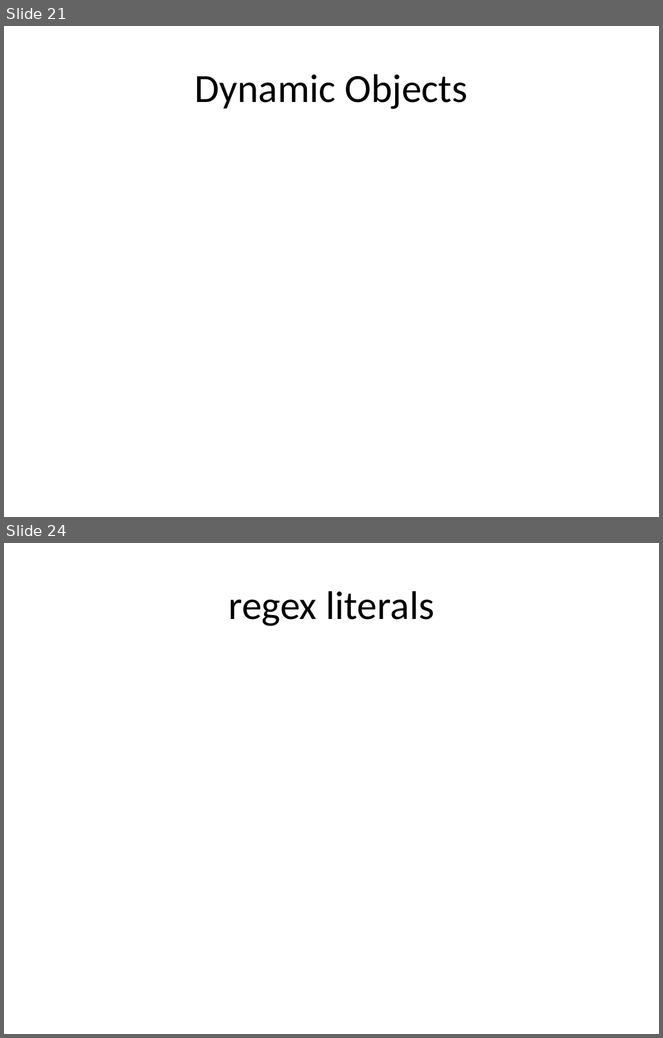
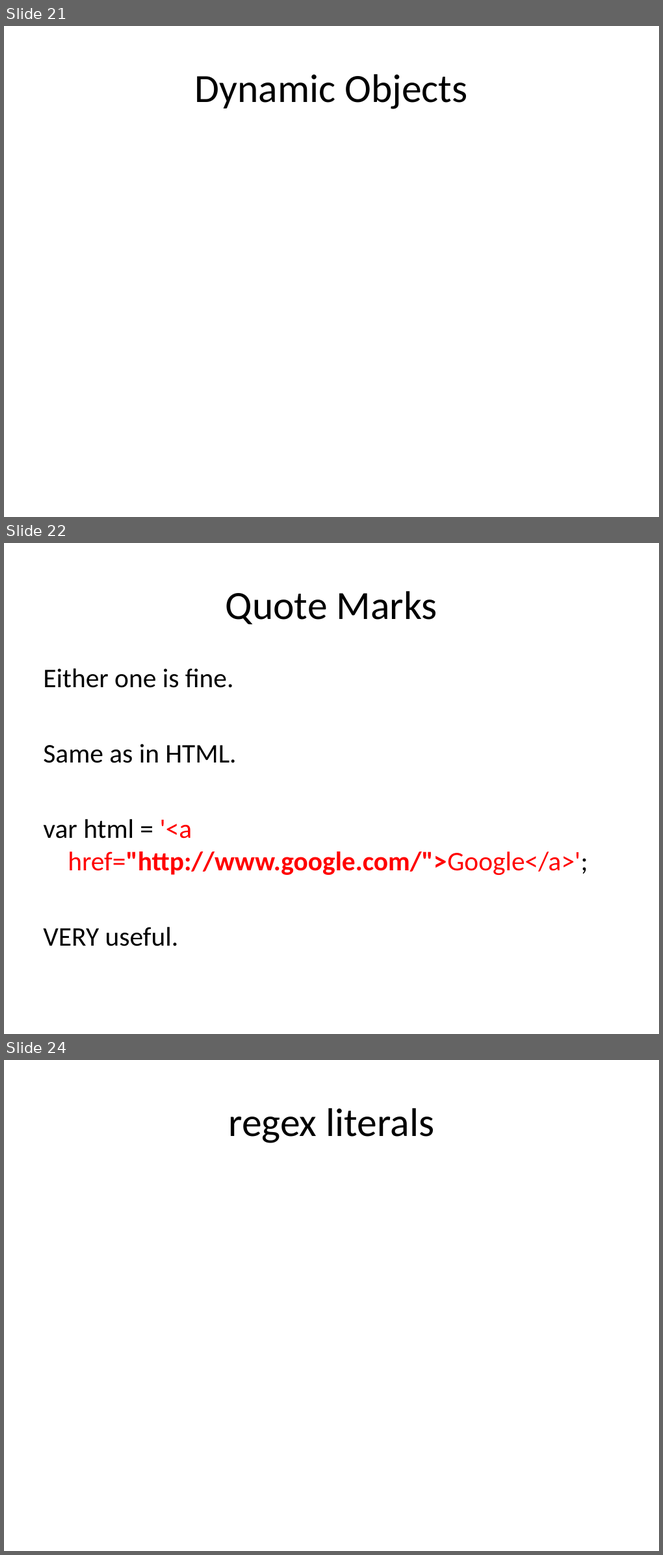
Before and after one commit to dylanbeattie/SoKnowJS, a slide deck: Slides/So You Think You Know Javascript.pptx. Shown one above the other, each under a label of ours: slides 21 and 24 before the commit, slides 21, 22 and 24 after it; the slides between them are not shown. The pictures are 663x1038 and 663x1555 pixels, drawn with LibreOffice and Linux fonts; fonts in the diff are those of the drawing. Boxes give left, top, right and bottom in pixels: in the first picture for what was removed or moved away, otherwise in the second. Text is boxed around its words. In the diff, an @@ line names an element or a change of style, - is before the commit and + after.

```diff
--- a/Slides/So You Think You Know Javascript.pptx
+++ b/Slides/So You Think You Know Javascript.pptx
@@ slide 22 added at (x1=4, y1=543, x2=659, y2=1034), background #FFFFFF @@
@@ title added at (x1=226, y1=591, x2=438, y2=624), 44 pt, text #000000 @@
+Quote Marks
@@ text added at (x1=43, y1=668, x2=588, y2=947), 29.6 pt, text #000000 @@
+Either one is fine.
+Same as in HTML.
+var html = '<a href="http://www.google.com/">Google</a>';
+VERY useful.
```
Also in this commit, not shown: 6 slides changed, 4 other slides added, 6 slides removed, 1 other file.
